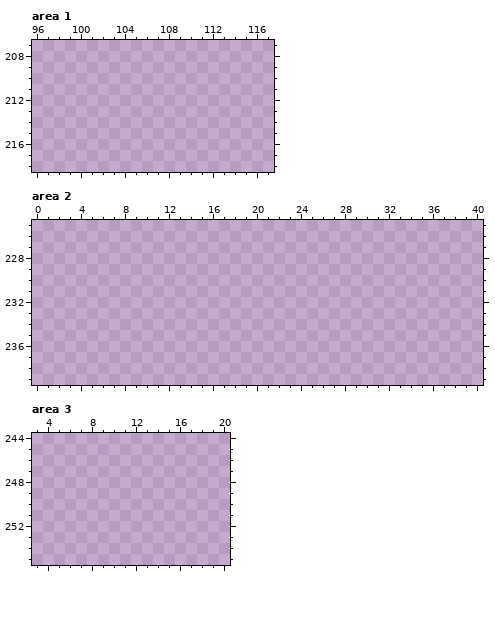
A pixel-art file gets an edit: soulful-rm/spritesheet.aseprite. Above, as it was before the edit.
192x256 pixels, 1 frame. Pixels under 10% opacity are left out. Shown: area 1: x 96..117, y 207..218; area 2: x 0..40, y 225..239; area 3: x 3..20, y 244..255. The commit also changed other parts of the picture, which this record leaves out.
Visible layers, top first: "BLACK", "SHADOWS", "BELOW".
Palette (. is transparent): 
And afterwards:
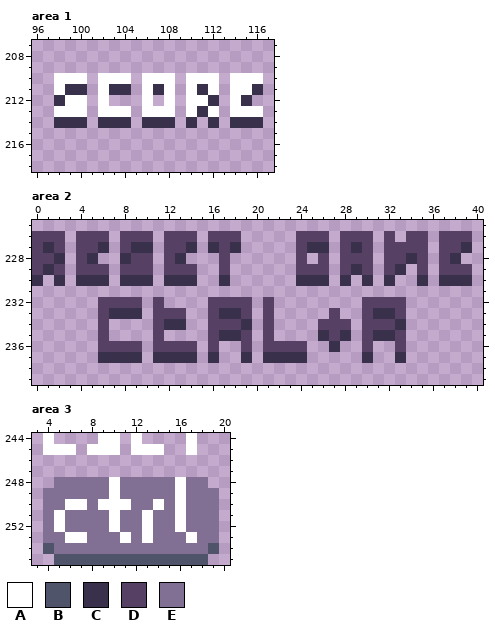
Colours new in this view: A #ffffff  B #4f546b  C #39314b  D #564064  E #827094
Difference:
Area 1, layer "BLACK":
y 210: x 98..100 ... -> AAA; x 102..104 ... -> AAA; x 106..108 ... -> AAA; x 110..112 ... -> AAA; x 114..116 ... -> AAA
y 211: x 98..100 ... -> ACC; x 102..104 ... -> ACC; x 106..108 ... -> ACA; x 110..112 ... -> ACA; x 114..116 ... -> AAC
y 212: x 98..100 ... -> CAA; x 102 . -> A; x 106 . -> A; x 108 . -> A; x 110..112 ... -> AAC; x 114..115 .. -> AC
y 213: x 98..100 ... -> AAA; x 102..104 ... -> AAA; x 106..108 ... -> AAA; x 110..112 ... -> ACA; x 114..116 ... -> AAA
y 214: x 98..100 ... -> CCC; x 102..104 ... -> CCC; x 106..108 ... -> CCC; x 110 . -> C; x 112 . -> C; x 114..116 ... -> CCC
Area 2, layers "BLACK", "BELOW":
y 226: x 0..2 ... -> DDD; x 4..6 ... -> DDD; x 8..10 ... -> DDD; x 12..14 ... -> DDD; x 16..18 ... -> DDD; x 24..26 ... -> DDD; x 28..30 ... -> DDD; x 32 . -> D; x 34..35 .. -> DD; x 37..39 ... -> DDD
y 227: x 0..2 ... -> DCD; x 4..6 ... -> DDC; x 8..10 ... -> DCC; x 12..14 ... -> DDC; x 16..18 ... -> CDC; x 24..26 ... -> DCC; x 28..30 ... -> DCD; x 32..35 .... -> DDDD; x 37..39 ... -> DDC
y 228: x 0..2 ... -> DDC; x 4..5 .. -> DC; x 8..10 ... -> CDD; x 12..13 .. -> DC; x 17 . -> D; x 24 . -> D; x 26 . -> D; x 28..30 ... -> DDD; x 32..35 .... -> DDCD; x 37..38 .. -> DC
y 229: x 0..2 ... -> DCD; x 4..6 ... -> DDD; x 8..10 ... -> DDD; x 12..14 ... -> DDD; x 17 . -> D; x 24..26 ... -> DDD; x 28..30 ... -> DCD; x 32..33 .. -> DC; x 35 . -> D; x 37..39 ... -> DDD
y 230: x 0 . -> C; x 2 . -> C; x 4..6 ... -> CCC; x 8..10 ... -> CCC; x 12..14 ... -> CCC; x 17 . -> C; x 24..26 ... -> CCC; x 28 . -> C; x 30 . -> C; x 32 . -> C; x 35 . -> C; x 37..39 ... -> CCC
y 232: x 6..9 .... -> DDDD; x 11 . -> D; x 16..19 .... -> DDDD; x 21 . -> D; x 30..33 .... -> DDDD
y 233: x 6..9 .... -> DCCC; x 11..13 ... -> DDD; x 16..19 .... -> DCCD; x 21 . -> D; x 27 . -> D; x 30..33 .... -> DCCD
y 234: x 6 . -> D; x 11..13 ... -> DCC; x 16..19 .... -> DDDC; x 21 . -> D; x 26..28 ... -> DDD; x 30..33 .... -> DDDC
y 235: x 6 . -> D; x 11 . -> D; x 16..19 .... -> DCCD; x 21 . -> D; x 26..28 ... -> CDC; x 30..33 .... -> DCCD
y 236: x 6..9 .... -> DDDD; x 11..14 .... -> DDDD; x 16 . -> D; x 19 . -> D; x 21..24 .... -> DDDD; x 27 . -> C; x 30 . -> D; x 33 . -> D
y 237: x 6..9 .... -> CCCC; x 11..14 .... -> CCCC; x 16 . -> C; x 19 . -> C; x 21..24 .... -> CCCC; x 30 . -> C; x 33 . -> C
Area 3, layer "BLACK":
y 244: x 4 . -> A; x 9..10 .. -> AA; x 12 . -> A; x 17 . -> A
y 245: x 4..6 ... -> AAA; x 8..10 ... -> AAA; x 12..14 ... -> AAA; x 17 . -> A
y 248: x 5..18 .............. -> EEEEEAEEEEEAEE
y 249: x 4..19 ................ -> EEEEEEAEEEEEAEEE
y 250: x 4..19 ................ -> EEAAEAAAEEAEAEEE
y 251..252: x 4..19 ................ -> EAEEEEAEEAEEAEEE
y 253: x 4..19 ................ -> EEAAEEEAEAEEEAEE
y 254: x 4..19 ................ -> BEEEEEEEEEEEEEEB
y 255: x 5..18 .............. -> BBBBBBBBBBBBBB
